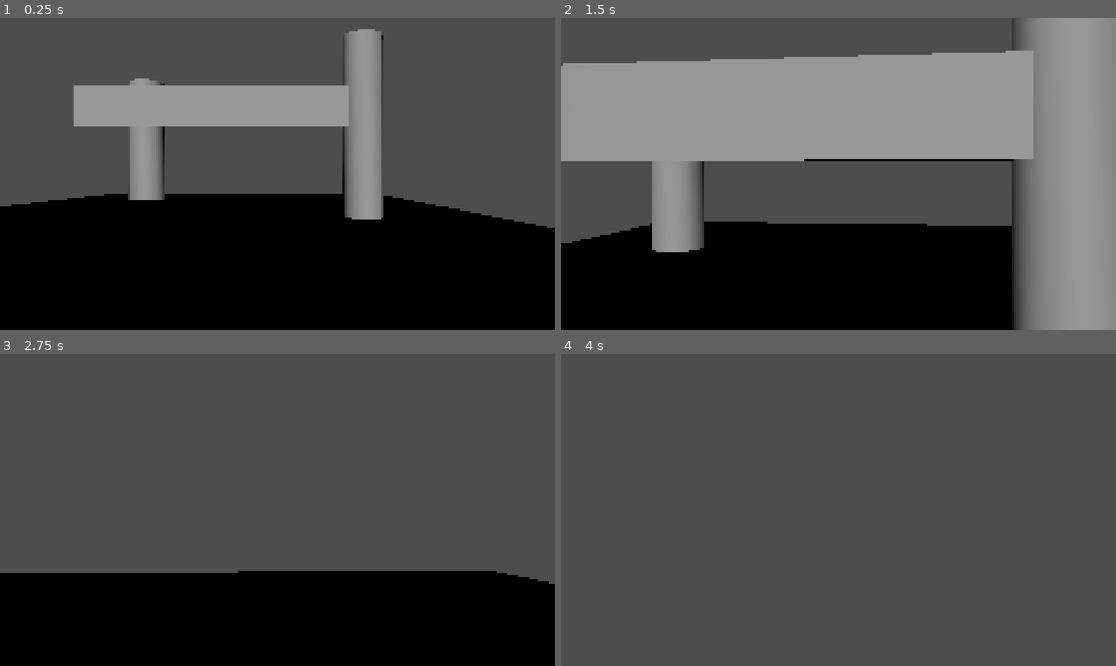
Above: before the commit, frames 1-4 (two rows, left to right).
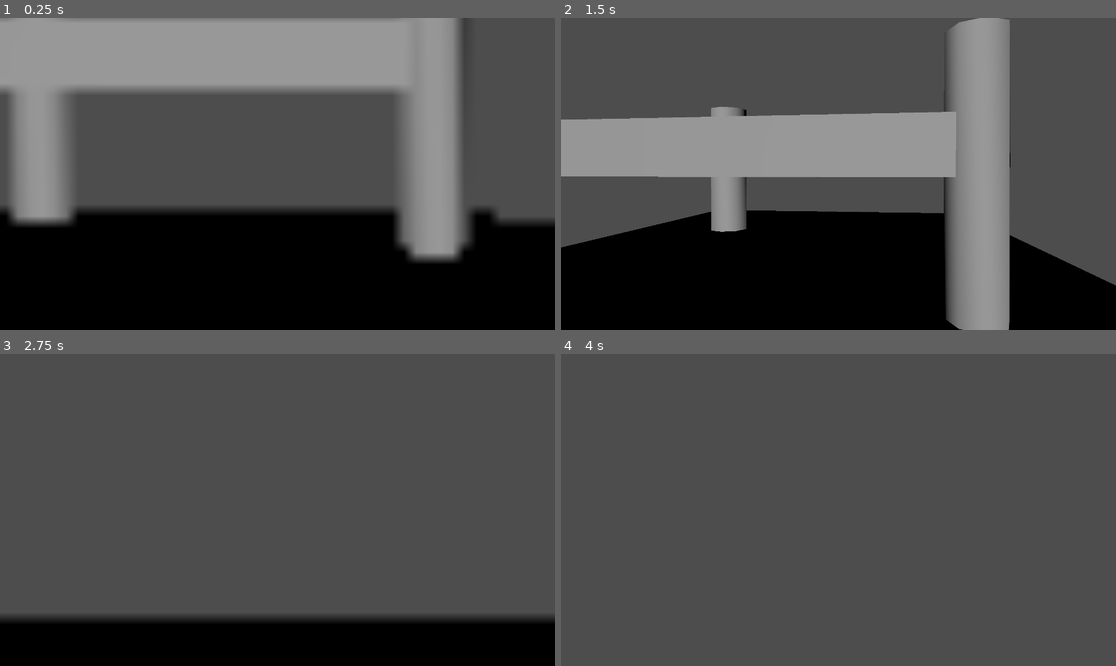
Above: after the commit, the same moments.

Repository: XBotDoesStuff/Neumotune-Prototype
Game: Godot game, scene res://test_floor.tscn
Two runs of this game, one before a commit and one after it. Both use one fixed random seed, a clock stepped at 60 frames per second and the inputs below. The project has no main scene, so this scene is started directly.
Inputs (mouse positions are in pixels of both pictures, inside the frame that each line leads up to):
- Up to frame 1 (0.25 s): no input
- Up to frame 2 (1.5 s): tap Enter at 0.5 s; move the mouse to (866, 174) at 0.52 s; hold W (forward) from 0.53 s (still down); click (866, 174) at 0.6 s; tap Space (jump) at 0.77 s; move the mouse to (810, 174) at 1.27 s; click (810, 174) at 1.35 s
- Up to frame 3 (2.75 s): keep holding W (forward); tap Space (jump) at 1.52 s; move the mouse to (288, 503) at 2.02 s; click (288, 503) at 2.1 s
- Up to frame 4 (4 s): keep holding W (forward); move the mouse to (832, 516) at 2.77 s; click (832, 516) at 2.85 s; tap Space (jump) at 3.02, 3.77 s; move the mouse to (877, 513) at 3.52 s; click (877, 513) at 3.6 s

The runs differ from the first frame. In frame 1, 41% of the frame differs, in the area x 0-100%, y 0-79%; in frame 2, 47%, in the area x 0-100%, y 0-100%; in frame 3, 16%; in frame 4, nothing differs.

Commit message:
This needs to die.

Diff:
--- /dev/null
+++ b/neumotone-prototype/display_layer.gd
@@ -0,0 +1,18 @@
+extends CanvasLayer
+@onready var shit_port: SubViewport = $"../Player/ShitPort"
+@onready var good_port: SubViewport = $"../Player/GoodPort"
+@onready var player: CharacterBody3D = $"../Player/CharacterBody3D"
+
+@onready var low_res_display: TextureRect = $"Low-Res Display"
+
+func _ready():
+	low_res_display.texture = shit_port.get_texture()
+
+func _process(delta: float) -> void:
+	if Input.is_action_just_pressed("primary_action"):
+		snap()
+
+func snap():
+	low_res_display.texture = await player.take_snapshot()
+	await get_tree().create_timer(0.5).timeout
+	low_res_display.texture = shit_port.get_texture()
--- a/neumotone-prototype/movement.gd
+++ b/neumotone-prototype/movement.gd
@@ -5,8 +5,13 @@
 var jump_speed = 15
 var mouse_sensitivity = 0.002
 
+var snapshot_texture : Texture
+
 @onready var player_cam: Camera3D = $Camera3D
-@onready var viewport_cam: Camera3D = $"../SubViewport/Camera3D"
+@onready var shitport_cam: Camera3D = $"../ShitPort/Camera3D"
+@onready var shit_port: SubViewport = $"../ShitPort"
+@onready var good_port: SubViewport = $"../GoodPort"
+@onready var goodport_cam: Camera3D = $"../GoodPort/Camera3D"
 
 
 func _ready():
@@ -15,7 +20,8 @@
 
 
 func _process(_delta):
-	viewport_cam.global_transform = player_cam.global_transform
+	shitport_cam.global_transform = player_cam.global_transform
+	goodport_cam.global_transform = player_cam.global_transform
 
 	if Input.is_action_just_pressed("pause"):
 		Input.mouse_mode = Input.MOUSE_MODE_VISIBLE
@@ -39,3 +45,9 @@
 		rotate_y(-event.relative.x * mouse_sensitivity)
 		$Camera3D.rotate_x(-event.relative.y * mouse_sensitivity)
 		$Camera3D.rotation.x = clampf($Camera3D.rotation.x, -deg_to_rad(70), deg_to_rad(70))
+
+func take_snapshot():
+	good_port.render_target_update_mode = SubViewport.UPDATE_ONCE
+	await RenderingServer.frame_post_draw
+	snapshot_texture = good_port.get_texture()
+	return snapshot_texture
--- a/neumotone-prototype/player.tscn
+++ b/neumotone-prototype/player.tscn
@@ -22,12 +22,18 @@
 [node name="Camera3D" type="Camera3D" parent="CharacterBody3D"]
 transform = Transform3D(1, 0, 0, 0, 1, 0, 0, 0, 1, 0, 0.9970827, 0)
 
-[node name="SubViewport" type="SubViewport" parent="."]
+[node name="ShitPort" type="SubViewport" parent="."]
 size = Vector2i(256, 144)
 render_target_update_mode = 4
 
-[node name="Camera3D" type="Camera3D" parent="SubViewport"]
+[node name="Camera3D" type="Camera3D" parent="ShitPort"]
 transform = Transform3D(1, 0, 0, 0, 1, 0, 0, 0, 1, 0, 1.4743619, 0.61416245)
 attributes = SubResource("CameraAttributesPhysical_4k7ck")
 compositor = SubResource("Compositor_7rv6a")
 current = true
+
+[node name="GoodPort" type="SubViewport" parent="."]
+size = Vector2i(1920, 1080)
+render_target_update_mode = 1
+
+[node name="Camera3D" type="Camera3D" parent="GoodPort"]
--- a/neumotone-prototype/test_floor.tscn
+++ b/neumotone-prototype/test_floor.tscn
@@ -1,9 +1,9 @@
-[gd_scene load_steps=3 format=3 uid="uid://bx50r2rkq4ir7"]
+[gd_scene load_steps=4 format=3 uid="uid://bx50r2rkq4ir7"]
 
 [ext_resource type="PackedScene" uid="uid://d15qu2xnew6w" path="res://player.tscn" id="1_7rv6a"]
+[ext_resource type="Script" uid="uid://bgcnqf48jx6n4" path="res://display_layer.gd" id="2_6gfq0"]
 
 [sub_resource type="ViewportTexture" id="ViewportTexture_7rv6a"]
-viewport_path = NodePath("Player/SubViewport")
 
 [node name="Node3D" type="Node3D"]
 
@@ -32,10 +32,17 @@
 
 [node name="Player" parent="." instance=ExtResource("1_7rv6a")]
 
+[node name="ShitPort" parent="Player" index="1"]
+size = Vector2i(46, 46)
+
+[node name="Camera3D" parent="Player/GoodPort" index="0"]
+fov = 50.5
+
 [node name="DisplayLayer" type="CanvasLayer" parent="."]
+script = ExtResource("2_6gfq0")
 
 [node name="Low-Res Display" type="TextureRect" parent="DisplayLayer"]
-texture_filter = 1
+texture_filter = 2
 anchors_preset = 15
 anchor_right = 1.0
 anchor_bottom = 1.0
Not shown, added: neumotone-prototype/display_layer.gd.uid
